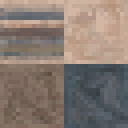
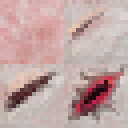
Comparing the layer stacks of the two 128x128 images. Changes:
added group "Quartzites" with 4 layers above "shales" over (0, 0, 128, 128)
added group "quartzites_b" with 1 layers in group "Quartzites" over (0, 0, 64, 64)
added layer "Копия quartzites_b" in group "quartzites_b" over (0, 0, 64, 64)
added group "quartzites_a" with 1 layers in group "Quartzites" over (0, 0, 128, 128)
added layer "Копия quartzites_a.png" in group "quartzites_a" over (0, 0, 128, 128)
